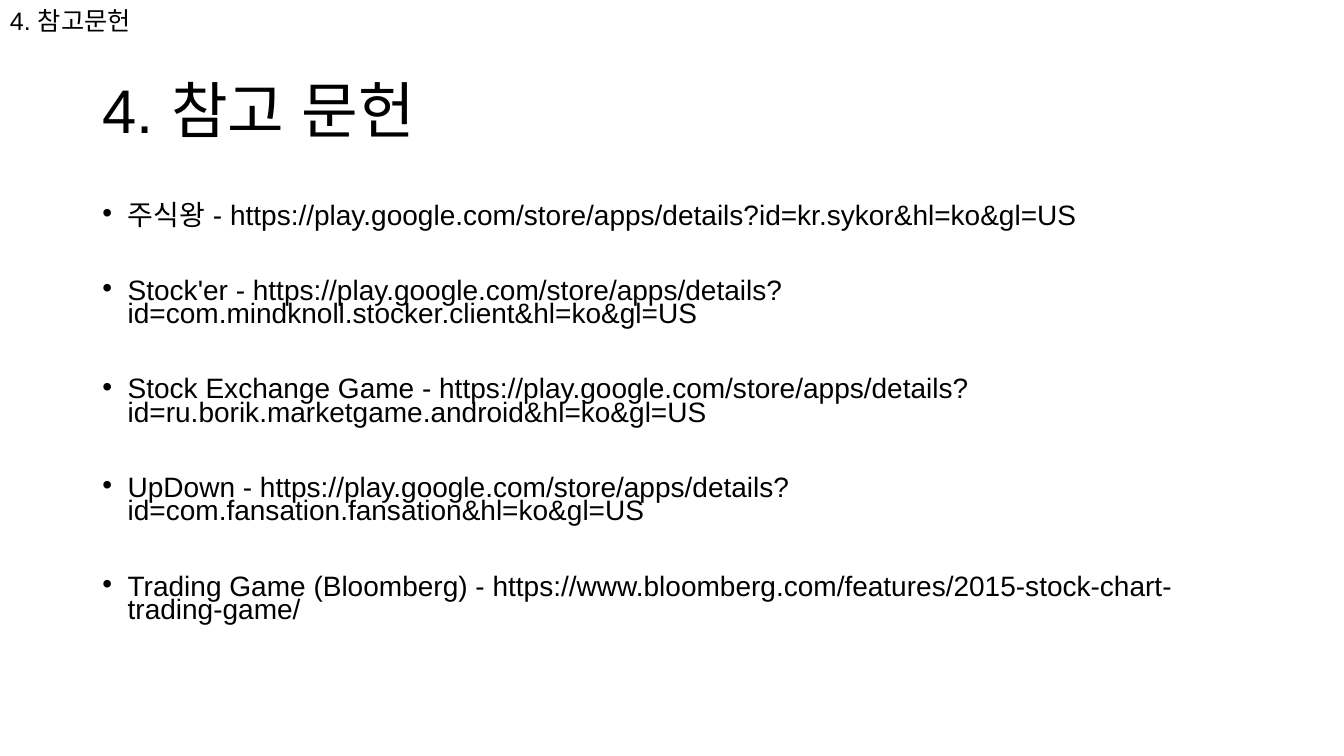
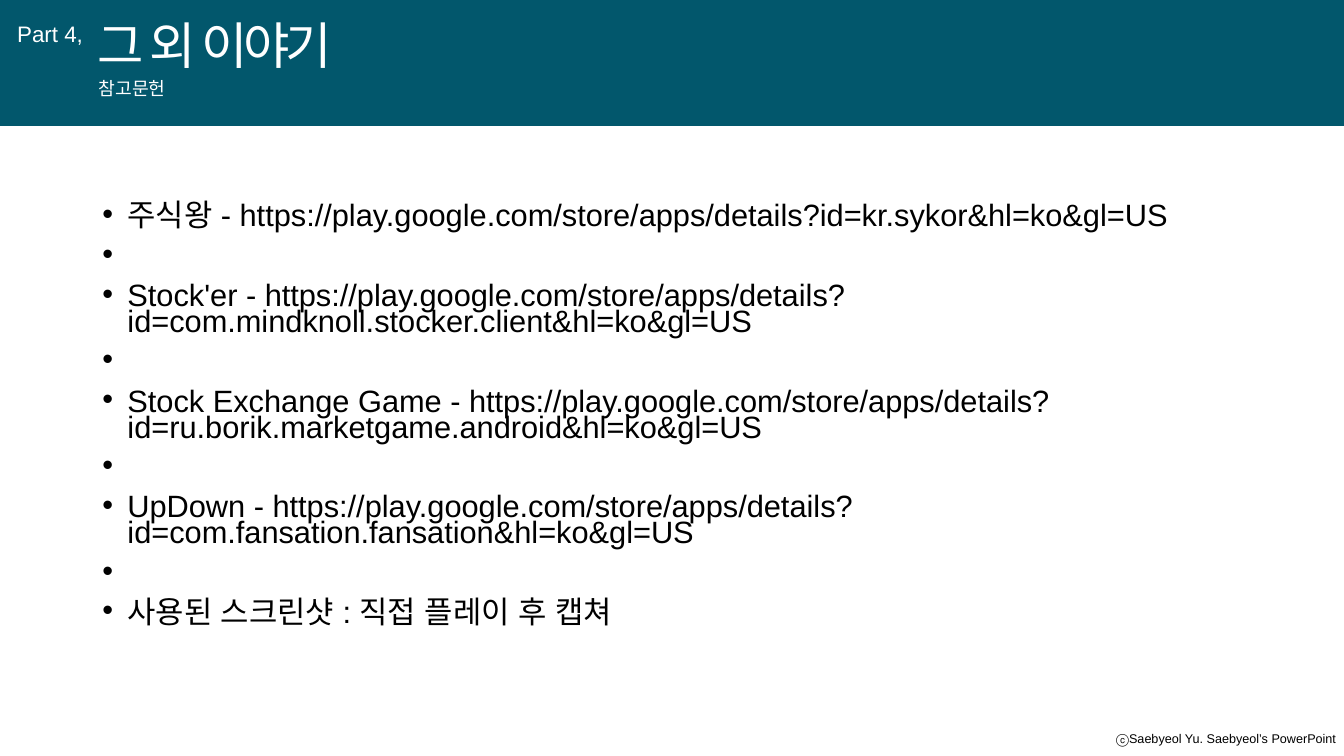
Before and after one commit to SKYooon1/Project2002, a slide deck: slide 15 of Present.odp (slide 18 before the commit). Drawn at 1344x756 pixels with LibreOffice and Linux fonts; fonts in the diff are those of the drawing. Boxes give left, top, right and bottom in pixels: in the first picture for what was removed or moved away, otherwise in the second. Text is boxed around its words. In the diff, an @@ line names an element or a change of style, - is before the commit and + after.

Commit message:
fix

```diff
--- a/Present.odp
+++ b/Present.odp
@@ freeform shape added at (x1=0, y1=0, x2=1344, y2=126), fill #02576C @@
@@ text added at (x1=17, y1=26, x2=83, y2=45), 16 pt, text #FFFFFF @@
+Part 4,
@@ text added at (x1=97, y1=22, x2=332, y2=68), 36 pt, text #FFFFFF @@
+그 외 이야기
@@ text at (x1=99, y1=80, x2=166, y2=97): text changed; size 18 to 13 pt; text colour #000000 to #FFFFFF @@
-4. 참고문헌
+참고문헌
@@ title removed at (x1=102, y1=81, x2=415, y2=137) @@
-4. 참고 문헌
@@ text at (x1=127, y1=200, x2=1168, y2=549): size 20 to 22 pt @@
@@ text at (x1=127, y1=597, x2=612, y2=626): text changed; size 20 to 22 pt @@
-• Trading Game (Bloomberg) - https://www.bloomberg.com/features/2015-stock-chart-trading-game/
+• 사용된 스크린샷 : 직접 플레이 후 캡쳐
@@ text added at (x1=1185, y1=734, x2=1336, y2=746), 9 pt, text #000000 @@
+ⓒSaebyeol Yu. Saebyeol’s PowerPoint
```
Also in this commit, not shown: 9 other slides changed, 5 slides added, 8 slides removed.
